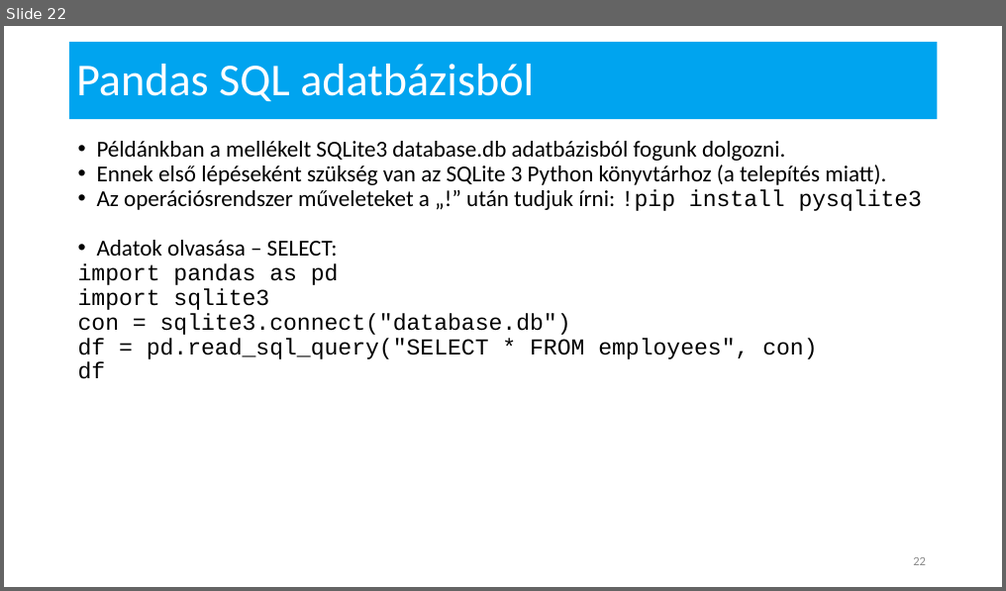
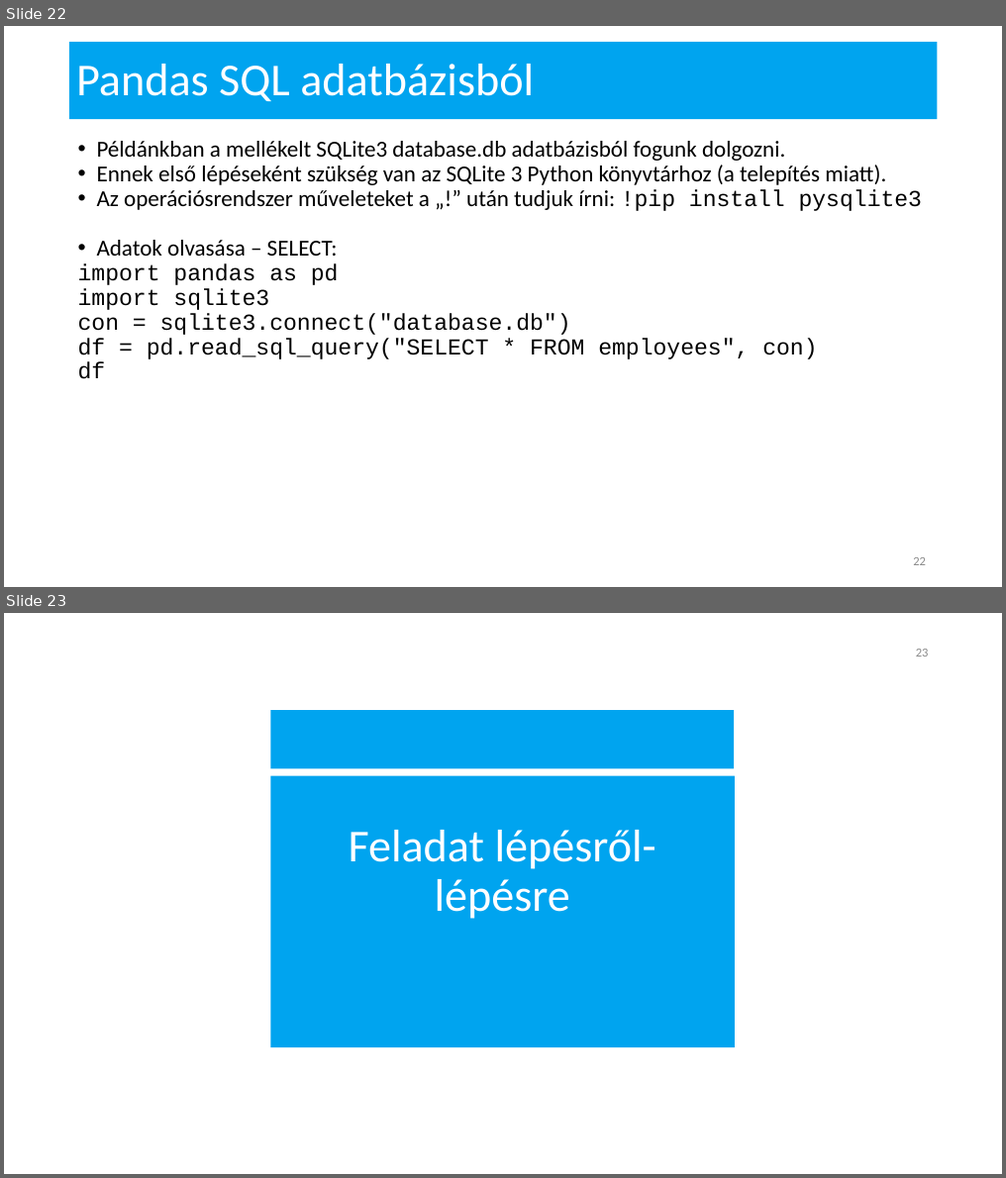
Before and after one commit to mshuedu/microsoft-ai-curriculum, a slide deck: 06-Azure Notebooks alapok/MI-6 - Azure Notebooks.pptx. Shown one above the other, each under a label of ours: slide 22 before the commit, slides 22 and 23 after it. The pictures are 1006x591 and 1006x1178 pixels, drawn with LibreOffice and Linux fonts; fonts in the diff are those of the drawing; background and template pictures are left out. Boxes give left, top, right and bottom in pixels: in the first picture for what was removed or moved away, otherwise in the second. Text is boxed around its words. In the diff, an @@ line names an element or a change of style, - is before the commit and + after.

```diff
--- a/06-Azure Notebooks alapok/MI-6 - Azure Notebooks.pptx
+++ b/06-Azure Notebooks alapok/MI-6 - Azure Notebooks.pptx
@@ slide 23 added at bbox=[4, 613, 1002, 1174], background #FFFFFF @@
@@ page number added at bbox=[916, 649, 929, 657], 12 pt, text #8C8C8C @@
+23
@@ rectangle added at bbox=[270, 710, 734, 768], fill #00A4EF @@
@@ rectangle added at bbox=[270, 776, 735, 1048], fill #00A4EF @@
@@ title added at bbox=[349, 830, 656, 919], 44 pt, text #FFFEFF @@
+Feladat lépésről-lépésre
```
Also in this commit, not shown: 1 slide changed, 24 other slides added, 27 other files.
